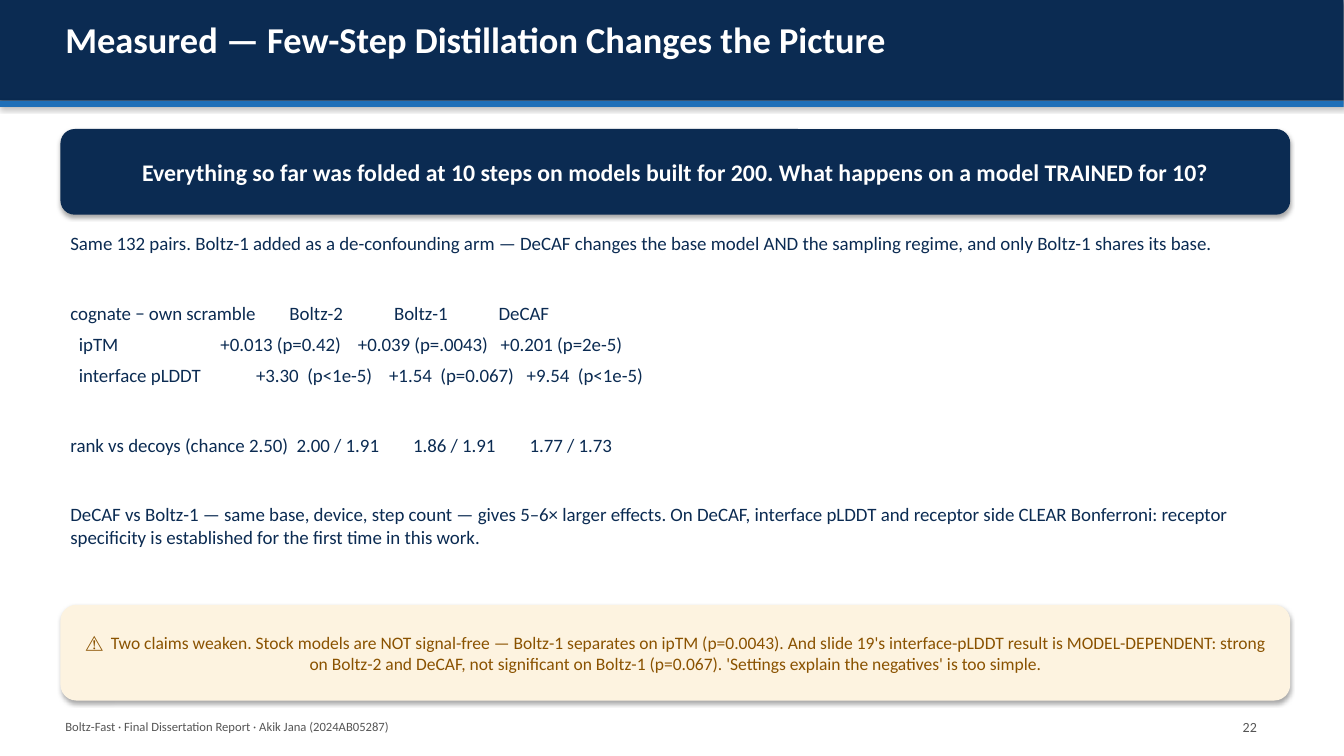
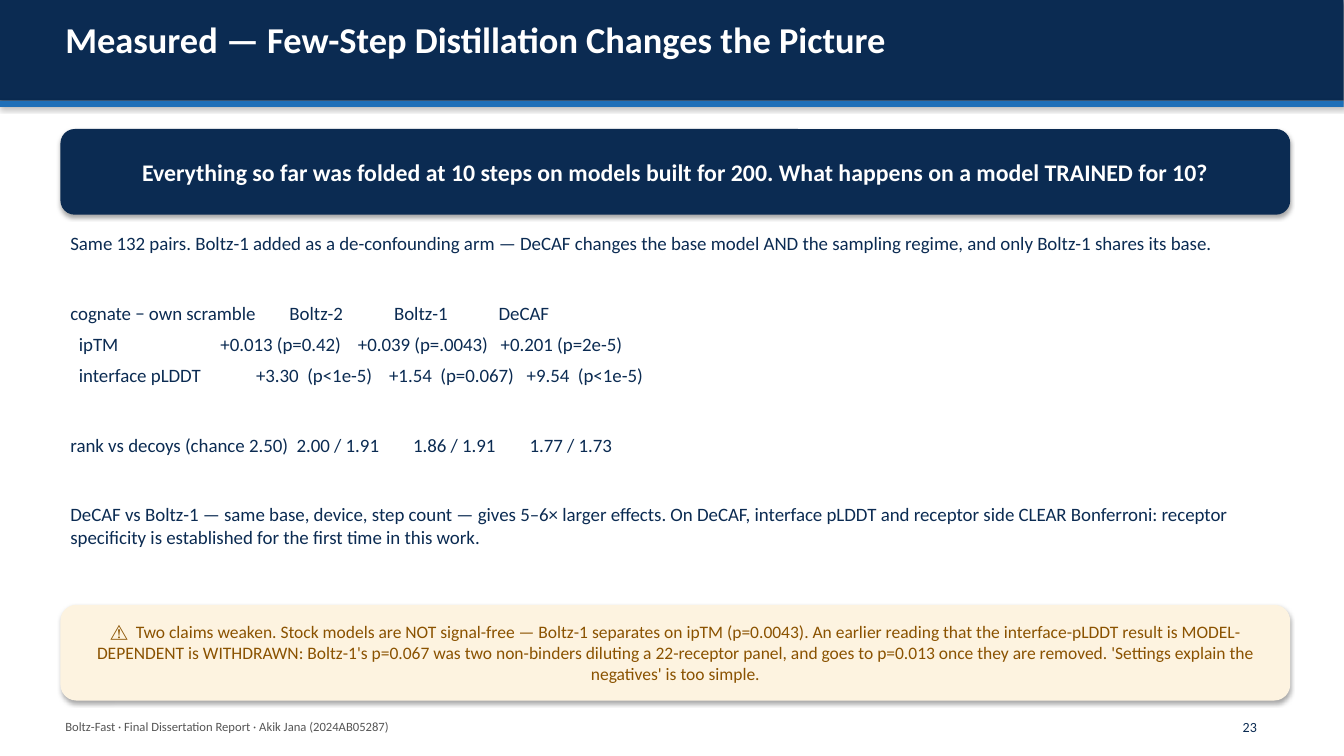
Before and after one commit to AkikJana/biomolecular-design-coreai, a slide deck: slide 23 of final_dissertation_presentation.pptx. Drawn at 1344x756 pixels with LibreOffice and Linux fonts; fonts in the diff are those of the drawing. Boxes give left, top, right and bottom in pixels: in the first picture for what was removed or moved away, otherwise in the second. Text is boxed around its words. In the diff, an @@ line names an element or a change of style, - is before the commit and + after.

```diff
--- a/final_dissertation_presentation.pptx
+++ b/final_dissertation_presentation.pptx
@@ text in rounded rectangle at bbox=[97, 625, 1254, 683]: text changed @@
-⚠ Two claims weaken. Stock models are NOT signal-free — Boltz-1 separates on ipTM (p=0.0043). And slide 19's interface-pLDDT result is MODEL-DEPENDENT: strong on Boltz-2 and DeCAF, not significant on Boltz-1 (p=0.067). 'Settings explain the negatives' is too simple.
+⚠ Two claims weaken. Stock models are NOT signal-free — Boltz-1 separates on ipTM (p=0.0043). An earlier reading that the interface-pLDDT result is MODEL-DEPENDENT is WITHDRAWN: Boltz-1's p=0.067 was two non-binders diluting a 22-receptor panel, and goes to p=0.013 once they are removed. 'Settings explain the negatives' is too simple.
@@ text at bbox=[1243, 723, 1257, 732]: text changed; text colour #555555 to #0B2B52 @@
-22
+23
```
Also in this commit, not shown: 24 other slides changed, 4 slides added, 2 other files.
